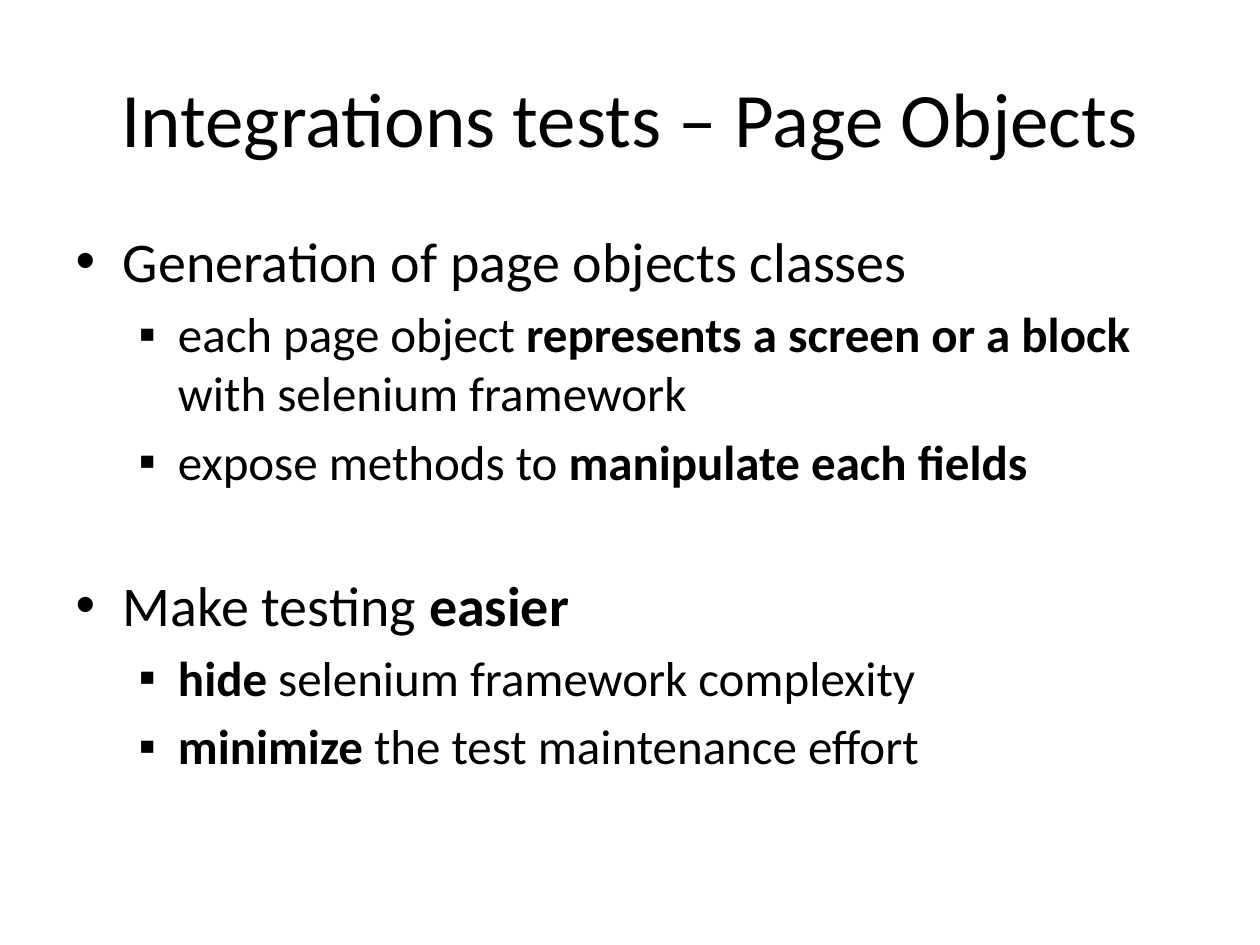
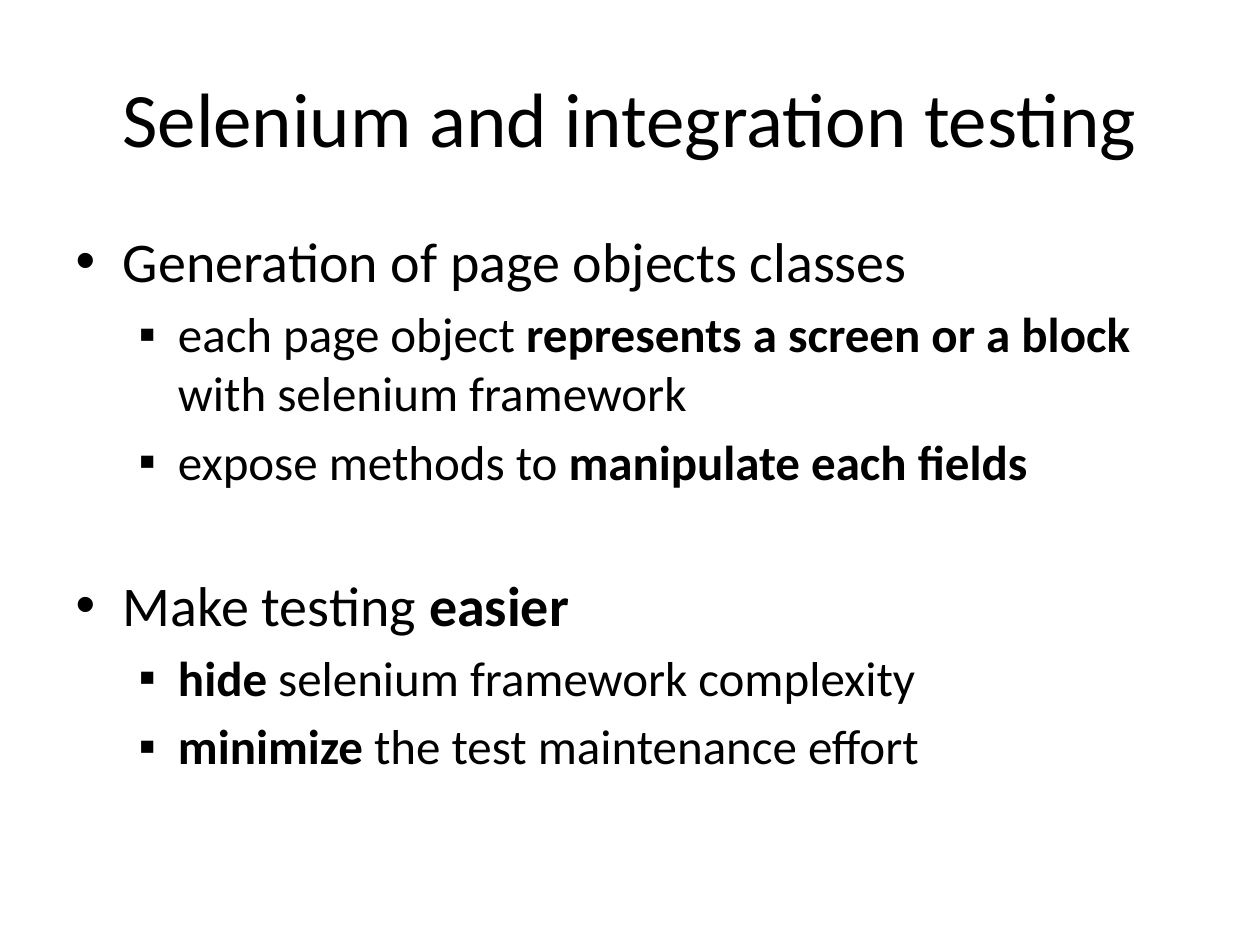
Before and after one commit to lesfurets/mdl4ui, a slide deck: slide 47 of mdl4ui-docs/mdl4ui_cg2013_jba_draft.pptx (slide 42 before the commit). Drawn at 1260x945 pixels with LibreOffice and Linux fonts; fonts in the diff are those of the drawing. Boxes give left, top, right and bottom in pixels: in the first picture for what was removed or moved away, otherwise in the second. Text is boxed around its words. In the diff, an @@ line names an element or a change of style, - is before the commit and + after.

```diff
--- a/mdl4ui-docs/mdl4ui_cg2013_jba_draft.pptx
+++ b/mdl4ui-docs/mdl4ui_cg2013_jba_draft.pptx
@@ title at (122, 93, 1136, 161): text changed @@
-Integrations tests – Page Objects
+Selenium and integration testing
```
Also in this commit, not shown: 4 other slides changed, 7 slides added, 1 other file.
